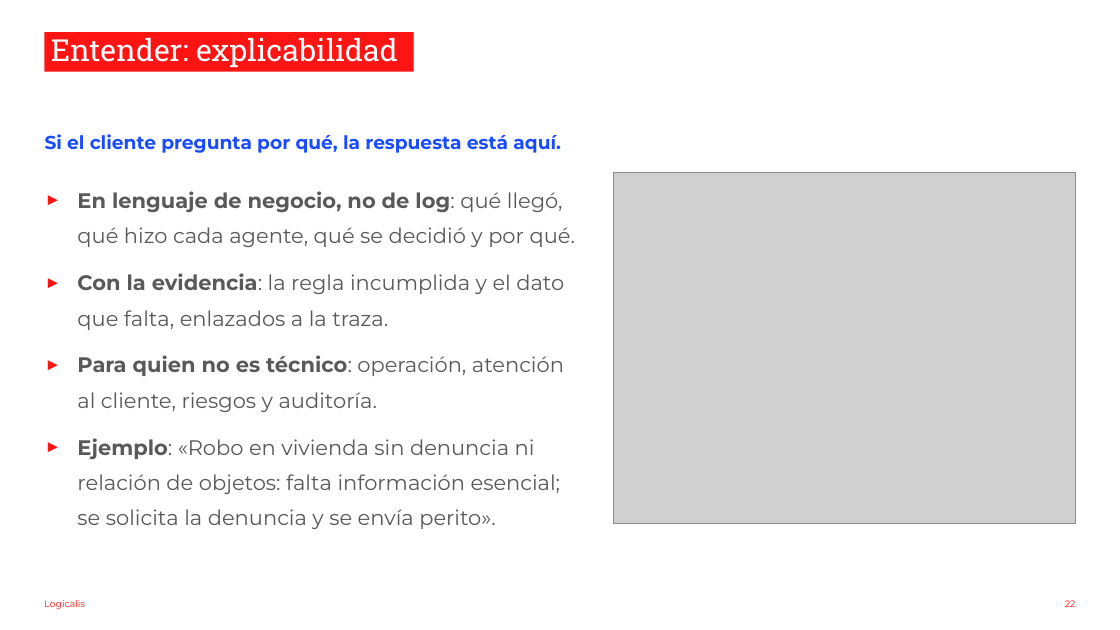
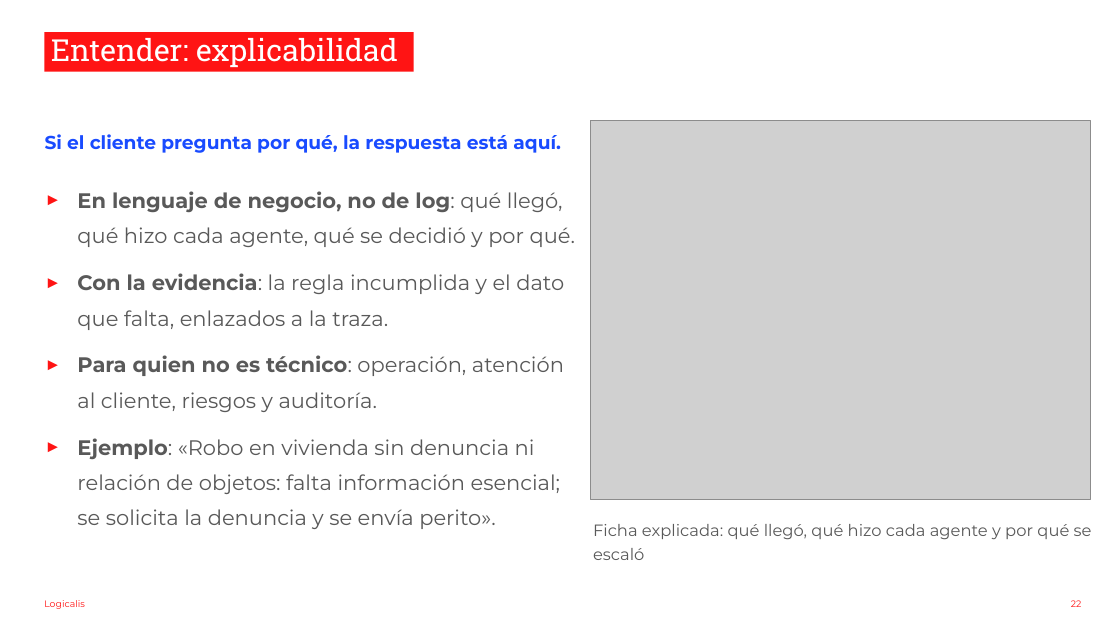
Before and after one commit to nachoenjuto/fnol-triage-v2, a slide deck: slide 22 of _docs/slides-observabilidad.pptx. Drawn at 1120x630 pixels with LibreOffice and Linux fonts; fonts in the diff are those of the drawing; grey boxes stand for pictures; background and template pictures are left out. Boxes give left, top, right and bottom in pixels: in the first picture for what was removed or moved away, otherwise in the second. Text is boxed around its words. In the diff, an @@ line names an element or a change of style, - is before the commit and + after.

```diff
--- a/_docs/slides-observabilidad.pptx
+++ b/_docs/slides-observabilidad.pptx
@@ picture: place and size @@
-picture at (613,172,1075,523)
+picture at (591,120,1091,500)
@@ text added at (593,524,1092,560), 14 pt, text #595959 @@
+Ficha explicada: qué llegó, qué hizo cada agente y por qué se escaló
@@ page number: place and size @@
-page number at (1065,600,1076,607)
+page number at (1071,600,1082,607)
```
Also in this commit, not shown: 18 other slides changed, 20 slides added, 20 slides removed, 3 other files.
